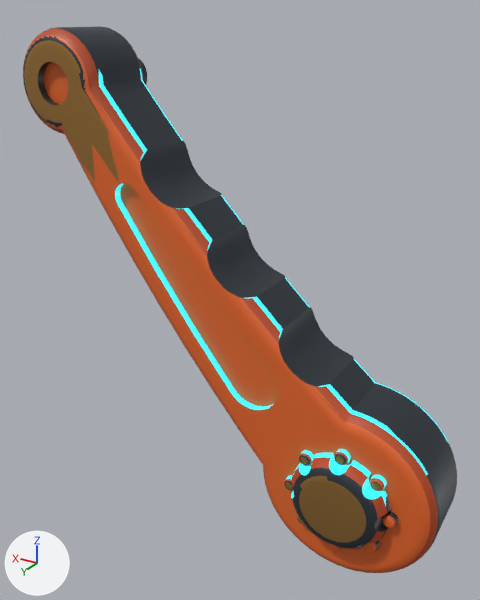
What one commit did to the glTF model public/models/upper-arm-link.glb.
Before and after are seen from a camera (50 mm lens) standing at (-0.0797, 0.133, 0.0654) and looking at (-0.0001, 0.0004, -0.0009). Every picture has the same lights, and +X, +Y and +Z are marked at lower left. The older version comes first. Vertices at exactly the same position are counted once.
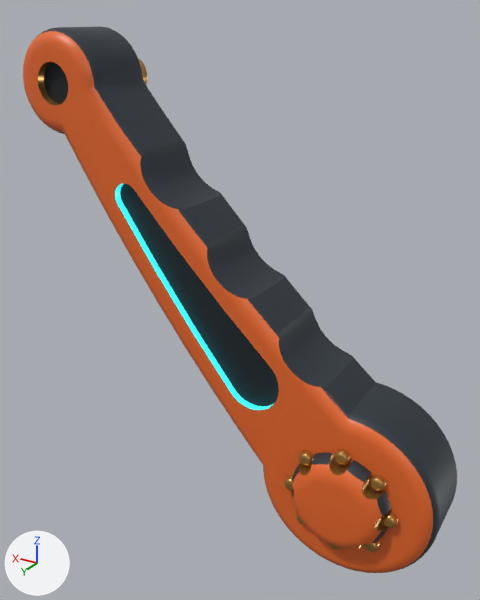
Boxes (x1, y1, x2, y2) around the edits, measured in the pictures (480 x 600 px; the box of a moved part takes in the faces that stretch with it):
part 1 of me_mesh_0, moved or reshaped
    both: (323, 447, 337, 458)
part 2 of me_mesh_0, recoloured
    both: (23, 35, 378, 548)
part 3 of me_mesh_0, recoloured
    both: (38, 58, 399, 549)
part 4 of me_mesh_0, recoloured
    both: (99, 69, 449, 505)
part 5 of me_mesh_0, recoloured
    both: (285, 449, 387, 500)
part 6 of me_mesh_0, recoloured
    both: (290, 480, 395, 552)
part 7 of me_mesh_0, recoloured
    both: (44, 62, 279, 406)
part 8 of me_mesh_0, recoloured
    both: (36, 28, 447, 565)
part 9 of me_mesh_0, recoloured
    both: (23, 31, 433, 565)
part 10 of me_mesh_0, recoloured
    both: (284, 452, 397, 552)
part 11 of me_mesh_0, recoloured
    both: (24, 40, 366, 543)

Patch to the scene script:
```diff
--- a/public/models/upper-arm-link.glb.py
+++ b/public/models/upper-arm-link.glb.py
@@ mat_upper_arm_link_deep @@
+mat_upper_arm_link_deep = principled_material('Upper Arm Link|deep')
+mat_upper_arm_link_deep.base_color = (0.0123, 0.016, 0.0203)  # black #1d2227
+mat_upper_arm_link_deep.metallic = 0.2
+mat_upper_arm_link_deep.roughness = 0.6
@@ me_mesh_0 @@
 me_mesh_0.from_pydata(...)  # 6605 vertices, 13206 faces; spans x -0.0575..0.0575, y -0.0175..0.0175, z -0.0625..0.0625
 # used by ob_mesh_0; location = (0.0, 0.0, 0.0)
+# me_mesh_0 part 1
+# 21 faces are deleted
+# 4 new faces join them, mat_upper_arm_link_slate (greyish blue #343c44)
+# 8 new faces join them, mat_upper_arm_link_orange (orange #e5682a)
+# 9 new faces join them, mat_upper_arm_link_brass (orange #c0914f)
+# me_mesh_0 part 2: 457 faces spanning x -0.0561..0.0558, y -0.0074..0.0174, z -0.0614..0.0608 switch from mat_upper_arm_link_slate (greyish blue #323a42) to mat_upper_arm_link_orange (orange #e5682a)
+# me_mesh_0 part 3: 1763 faces spanning x -0.0493..0.05, y -0.0175..0.0168, z -0.0543..0.055 switch from mat_upper_arm_link_slate (greyish blue #323a42) to mat_upper_arm_link_brass (orange #c0914f)
+# me_mesh_0 part 4: 557 faces spanning x -0.0542..0.0495, y -0.0065..0.0142, z -0.0585..0.0537 switch from mat_upper_arm_link_cyan (cyan #1fb3c2, glowing cyan #3fe6f2) to mat_upper_arm_link_slate (greyish blue #343c44)
+# me_mesh_0 part 5: 1406 faces spanning x -0.0456..-0.0208, y 0.0125..0.0168, z -0.0506..-0.0258 switch from mat_upper_arm_link_cyan (cyan #1fb3c2, glowing cyan #3fe6f2) to mat_upper_arm_link_brass (orange #c0914f)
+# me_mesh_0 part 6: 1292 faces spanning x -0.0489..-0.0225, y 0.0143..0.0145, z -0.0539..-0.0298 switch from mat_upper_arm_link_orange (orange #e2662a) to mat_upper_arm_link_brass (orange #c0914f)
+# me_mesh_0 part 7: 77 faces spanning x -0.018..0.05, y 0.0105, z -0.0231..0.055 switch from mat_upper_arm_link_orange (orange #e2662a) to mat_upper_arm_link_deep (black #1d2227)
+# me_mesh_0 part 8: 887 faces spanning x -0.0574..0.0574, y -0.0068..0.0157, z -0.0624..0.0623 switch from mat_upper_arm_link_orangedeep (orange #b9491f) to mat_upper_arm_link_slate (greyish blue #343c44)
+# me_mesh_0 part 9: 735 faces spanning x -0.0571..0.057, y -0.0072..0.0168, z -0.0621..0.062 switch from mat_upper_arm_link_orangedeep (orange #b9491f) to mat_upper_arm_link_orange (orange #e5682a)
+# me_mesh_0 part 10: 1730 faces spanning x -0.0492..-0.0208, y 0.0138..0.015, z -0.0542..-0.0258 switch from mat_upper_arm_link_orangedeep (orange #b9491f) to mat_upper_arm_link_brass (orange #c0914f)
+# me_mesh_0 part 11: 434 faces spanning x -0.0561..0.0547, y -0.0075..0.0175, z -0.0611..0.0597 switch from mat_upper_arm_link_brass (orange #b88a4c) to mat_upper_arm_link_orange (orange #e5682a)
```
